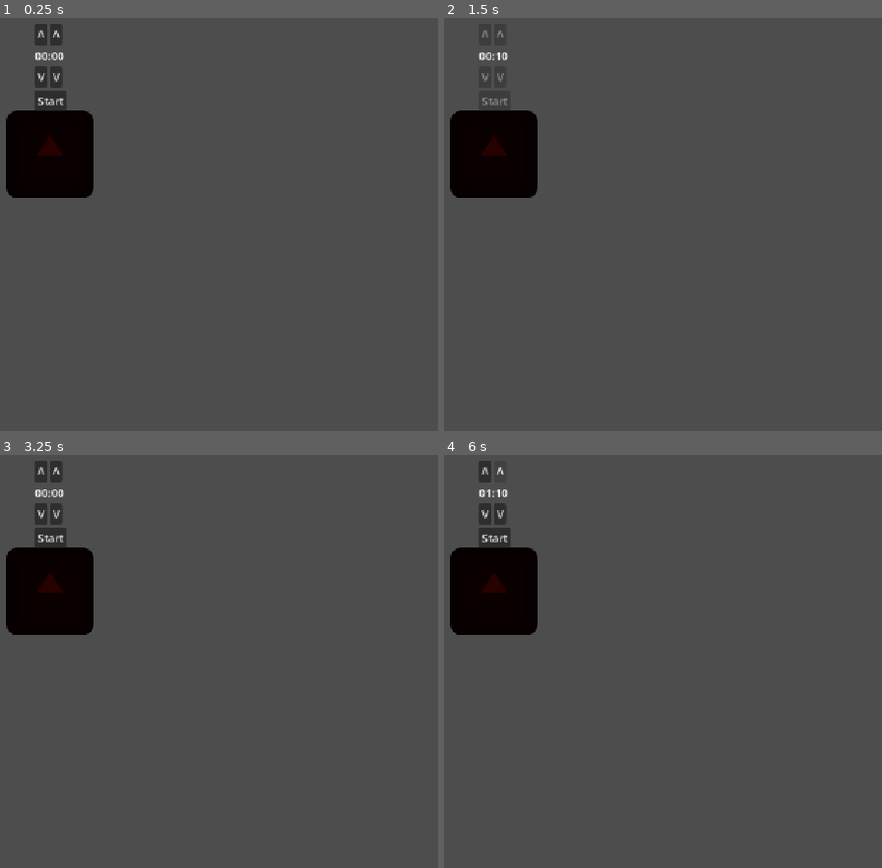
Above: before the commit, frames 1-4 (two rows, left to right).
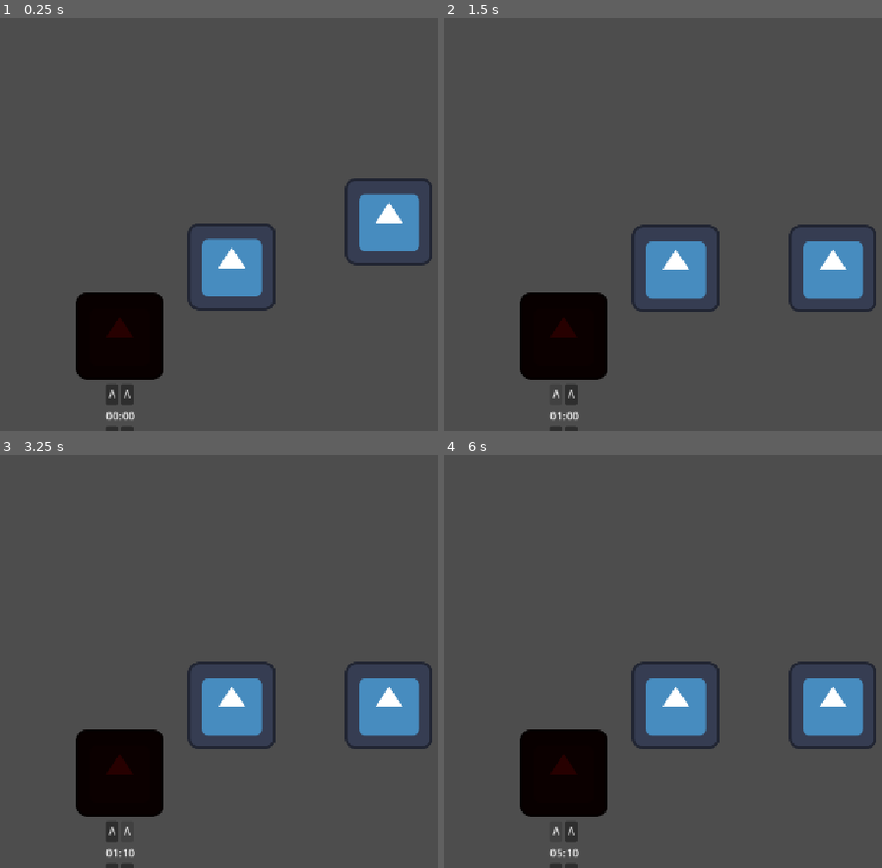
Above: after the commit, the same moments.

Repository: bugybon/chaotic-business-gamejam
Game: Godot game, scene res://scenes/kitchen.tscn
The game is run twice, just before and just after one commit, with the same random seed, the same clock (stepped at 60 frames per second) and the same inputs. The project has no main scene, so this scene is started directly. The engine's default icon, where the game draws it, is replaced by a stand-in: a white triangle on a blue panel in a dark square.
Inputs (mouse positions are in pixels of both pictures, inside the frame that each line leads up to):
- Up to frame 1 (0.25 s): no input
- Up to frame 2 (1.5 s): click (496, 100) at 0.5 s, where only the run before the commit has a clickable "Start"; click (557, 393) at 1.25 s, where only the run after the commit has a clickable "V"
- Up to frame 3 (3.25 s): click (52, 537) at 2 s, where only the run before the commit has a clickable "Start"; click (127, 830) at 2.75 s, where only the run after the commit has a clickable "V"
- Up to frame 4 (6 s): click "V" at 3.5 s; click "V" at 4.25 s; click "V" at 5 s; click "V" at 5.75 s

The runs differ from the first frame. In frame 1, 15% of the frame differs, in the area x 1-99%, y 1-100%; in frame 2, 14%; in frame 3, 15%; in frame 4, 14%.

Commit message:
transitioning into a top down shooter overcooked, as the other idea wasn't feasable in the jam's time

Diff:
--- a/objects/fish.tscn
+++ b/objects/fish.tscn
@@ -1,15 +1,28 @@
 [gd_scene format=3 uid="uid://c00lrexnw36os"]
 
 [ext_resource type="Texture2D" uid="uid://bh0xc8yfdwl3s" path="res://icon.svg" id="1_elpeb"]
+[ext_resource type="Script" uid="uid://bxrd7wrygvn6f" path="res://scripts/fish.gd" id="1_mmmkr"]
 
 [sub_resource type="RectangleShape2D" id="RectangleShape2D_8321d"]
 size = Vector2(130, 129)
 
-[node name="Fish" type="RigidBody2D" unique_id=1619280846]
+[node name="Fish" type="RigidBody2D" unique_id=1804225676]
+script = ExtResource("1_mmmkr")
+
+[node name="CollisionShape2D" type="CollisionShape2D" parent="." unique_id=730471820]
+position = Vector2(-1, 1.5)
+shape = SubResource("RectangleShape2D_8321d")
 
 [node name="Sprite2D" type="Sprite2D" parent="." unique_id=1524620873]
 texture = ExtResource("1_elpeb")
 
-[node name="CollisionShape2D" type="CollisionShape2D" parent="." unique_id=537653894]
+[node name="Area2D" type="Area2D" parent="." unique_id=501746401]
+
+[node name="CollisionShape2D" type="CollisionShape2D" parent="Area2D" unique_id=537653894]
 position = Vector2(-1, 1.5)
 shape = SubResource("RectangleShape2D_8321d")
+
+[connection signal="area_entered" from="Area2D" to="." method="_on_area_2d_area_entered"]
+[connection signal="area_exited" from="Area2D" to="." method="_on_area_2d_area_exited"]
+[connection signal="mouse_entered" from="Area2D" to="." method="_on_mouse_entered"]
+[connection signal="mouse_exited" from="Area2D" to="." method="_on_mouse_exited"]
--- a/objects/grill.tscn
+++ b/objects/grill.tscn
@@ -5,22 +5,29 @@
 [ext_resource type="Script" uid="uid://0hsbo5prmj4t" path="res://scripts/seconds_change_button.gd" id="3_v1fxj"]
 [ext_resource type="Script" uid="uid://dh824dwqt1700" path="res://scripts/start_button.gd" id="4_fu7ck"]
 
-[node name="Grill" type="Node2D" unique_id=914360036]
+[sub_resource type="RectangleShape2D" id="RectangleShape2D_8321d"]
+size = Vector2(127, 130)
+
+[node name="Grill" type="Area2D" unique_id=985936244]
 script = ExtResource("1_fcmsg")
 
 [node name="Sprite2D" type="Sprite2D" parent="." unique_id=2122149179]
 modulate = Color(0.15294118, 0, 0, 1)
 texture = ExtResource("1_y8tck")
 
+[node name="CollisionShape2D" type="CollisionShape2D" parent="." unique_id=632632824]
+position = Vector2(-1.5, -1)
+shape = SubResource("RectangleShape2D_8321d")
+
 [node name="Timer" type="Timer" parent="." unique_id=1124007355]
 
 [node name="Control" type="Control" parent="." unique_id=533190465]
 layout_mode = 3
 anchors_preset = 0
-offset_left = -22.0
-offset_top = -191.0
-offset_right = 21.0
-offset_bottom = -95.0
+offset_left = -20.0
+offset_top = 70.0
+offset_right = 23.0
+offset_bottom = 166.0
 
 [node name="VBoxContainer" type="VBoxContainer" parent="Control" unique_id=1955818203]
 layout_mode = 0
@@ -72,6 +79,11 @@
 text = "Start"
 script = ExtResource("4_fu7ck")
 
+[node name="Marker2D" type="Marker2D" parent="." unique_id=210615297]
+position = Vector2(0, -32)
+
+[connection signal="area_entered" from="." to="." method="_on_area_entered"]
+[connection signal="area_exited" from="." to="." method="_on_area_exited"]
 [connection signal="timeout" from="Timer" to="." method="_on_timer_timeout"]
 [connection signal="pressed" from="Control/VBoxContainer/UpButtons/MinuteUpButton" to="Control/VBoxContainer/UpButtons/MinuteUpButton" method="_on_pressed"]
 [connection signal="pressed" from="Control/VBoxContainer/UpButtons/SecondsUpButton" to="Control/VBoxContainer/UpButtons/SecondsUpButton" method="_on_pressed"]
--- /dev/null
+++ b/objects/player.tscn
@@ -0,0 +1,37 @@
+[gd_scene format=3 uid="uid://bbymadwhk5cow"]
+
+[ext_resource type="Script" uid="uid://cwjtk1b4kd5fj" path="res://scripts/player.gd" id="1_3rerk"]
+[ext_resource type="PackedScene" uid="uid://od08v24bg22y" path="res://objects/weapon.tscn" id="2_3rfka"]
+[ext_resource type="Script" uid="uid://c464kpvp2olvu" path="res://scripts/states/player_state_machine.gd" id="2_i825w"]
+[ext_resource type="Script" uid="uid://dk7wblgaq2yov" path="res://scripts/states/player_moving_state.gd" id="3_3rfka"]
+[ext_resource type="Script" uid="uid://b7vynytik4in8" path="res://scripts/states/player_idle_state.gd" id="4_i8sra"]
+[ext_resource type="Script" uid="uid://cfr82d26i2w2v" path="res://scripts/states/player_ranged_state.gd" id="5_4vq5b"]
+[ext_resource type="Texture2D" uid="uid://bh0xc8yfdwl3s" path="res://icon.svg" id="6_3nfmf"]
+
+[sub_resource type="CapsuleShape2D" id="CapsuleShape2D_8321d"]
+radius = 61.0
+height = 122.0
+
+[node name="Player" type="CharacterBody2D" unique_id=1804814031]
+script = ExtResource("1_3rerk")
+
+[node name="Weapon" parent="." unique_id=1968143525 instance=ExtResource("2_3rfka")]
+position = Vector2(154, 1)
+
+[node name="StateMachine" type="Node" parent="." unique_id=710805598]
+script = ExtResource("2_i825w")
+
+[node name="Moving" type="Node" parent="StateMachine" unique_id=335193929]
+script = ExtResource("3_3rfka")
+
+[node name="Idle" type="Node" parent="StateMachine" unique_id=495557584]
+script = ExtResource("4_i8sra")
+
+[node name="Ranged" type="Node" parent="StateMachine" unique_id=1801741218]
+script = ExtResource("5_4vq5b")
+
+[node name="Sprite2D" type="Sprite2D" parent="." unique_id=1267373887]
+texture = ExtResource("6_3nfmf")
+
+[node name="CollisionShape2D" type="CollisionShape2D" parent="." unique_id=1296323848]
+shape = SubResource("CapsuleShape2D_8321d")
--- /dev/null
+++ b/objects/weapon.tscn
@@ -0,0 +1,16 @@
+[gd_scene format=3 uid="uid://od08v24bg22y"]
+
+[ext_resource type="Script" uid="uid://jlml0omxnd6y" path="res://scripts/weapon.gd" id="1_6dv0v"]
+[ext_resource type="Texture2D" uid="uid://bh0xc8yfdwl3s" path="res://icon.svg" id="1_ksv7g"]
+
+[node name="Weapon" type="Node2D" unique_id=1968143525]
+position = Vector2(65, 0)
+script = ExtResource("1_6dv0v")
+
+[node name="Sprite2D" type="Sprite2D" parent="." unique_id=272272656]
+modulate = Color(1, 1, 0, 1)
+scale = Vector2(1, 0.390625)
+texture = ExtResource("1_ksv7g")
+
+[node name="Marker2D" type="Marker2D" parent="." unique_id=1181387520]
+position = Vector2(64, 3)
--- a/project.godot
+++ b/project.godot
@@ -14,10 +14,22 @@
 config/features=PackedStringArray("4.7", "Forward Plus")
 config/icon="res://icon.svg"
 
+[autoload]
+
+Global="*uid://bphdf8ojwcg2o"
+
 [display]
 
 window/stretch/mode="canvas_items"
 window/stretch/aspect="expand"
+
+[input]
+
+left_click={
+"deadzone": 0.2,
+"events": [Object(InputEventMouseButton,"resource_local_to_scene":false,"resource_name":"","device":-1,"window_id":0,"alt_pressed":false,"shift_pressed":false,"ctrl_pressed":false,"meta_pressed":false,"button_mask":0,"position":Vector2(0, 0),"global_position":Vector2(0, 0),"factor":1.0,"button_index":1,"canceled":false,"pressed":false,"double_click":false,"script":null)
+]
+}
 
 [physics]
 
--- a/scenes/kitchen.tscn
+++ b/scenes/kitchen.tscn
@@ -1,8 +1,23 @@
 [gd_scene format=3 uid="uid://c2jbsai4t8e8k"]
 
 [ext_resource type="PackedScene" uid="uid://bytdmrn425dky" path="res://objects/grill.tscn" id="1_7ilqw"]
+[ext_resource type="PackedScene" uid="uid://c00lrexnw36os" path="res://objects/fish.tscn" id="2_mrp8g"]
+
+[sub_resource type="WorldBoundaryShape2D" id="WorldBoundaryShape2D_8321d"]
 
 [node name="Kitchen" type="Node2D" unique_id=512525790]
 
+[node name="Fish2" parent="." unique_id=1804225676 instance=ExtResource("2_mrp8g")]
+position = Vector2(585, 313)
+
 [node name="Grill" parent="." unique_id=914360036 instance=ExtResource("1_7ilqw")]
-position = Vector2(89, 243)
+position = Vector2(191, 509)
+
+[node name="Fish" parent="." unique_id=1128632409 instance=ExtResource("2_mrp8g")]
+position = Vector2(355, 379)
+
+[node name="StaticBody2D" type="StaticBody2D" parent="." unique_id=1454758829]
+position = Vector2(565, 476)
+
+[node name="CollisionShape2D" type="CollisionShape2D" parent="StaticBody2D" unique_id=1568014413]
+shape = SubResource("WorldBoundaryShape2D_8321d")
--- /dev/null
+++ b/scripts/combat_entity.gd
@@ -0,0 +1,26 @@
+class_name CombatEntity
+
+extends CharacterBody2D
+
+signal health_changed(new_health:int, max_health:int)
+signal died()
+@export var max_health:int
+var current_health:int
+
+func take_damage(amount:int) -> void:
+	if current_health <= 0:
+		return
+
+	current_health = max(current_health - amount, 0)
+	health_changed.emit(current_health, max_health)
+
+	if current_health == 0:
+		die()
+
+func heal(amount: int) -> void:
+	current_health = min(current_health + amount, max_health)
+	health_changed.emit(current_health, max_health)
+
+func die():
+	died.emit()
+	queue_free()
--- /dev/null
+++ b/scripts/fish.gd
@@ -0,0 +1,63 @@
+extends RigidBody2D
+
+
+enum Cooked{Raw, Medium, WellDone, Burned}
+
+var draggable:bool = false
+var offset:Vector2
+var station:Area2D = null
+
+func attach() -> void:
+	if station != null and station.is_empty:
+		#get_parent().remove_child(self)
+		reparent(station)
+		gravity_scale = 0.0
+		station.is_empty = false
+	else:
+		#get_parent().remove_child(self)
+		get_parent().is_empty = true
+		reparent(get_tree().root)
+		gravity_scale = 1.0
+
+# Called when the node enters the scene tree for the first time.
+func _ready() -> void:
+	pass # Replace with function body.
+
+
+# Called every frame. 'delta' is the elapsed time since the previous frame.
+func _process(delta: float) -> void:
+	print(station)
+	if draggable:
+		if Input.is_action_just_pressed("left_click"):
+			Global.can_pickup = false
+			offset = get_global_mouse_position() - global_position
+		if Input.is_action_pressed("left_click"):
+			global_position = get_global_mouse_position() - offset
+		if Input.is_action_just_released("left_click"):
+			Global.can_pickup = true
+			attach()
+
+
+func _on_mouse_entered() -> void:
+	self.modulate = Color(1.2,1.2,1.2)
+	if Global.can_pickup:
+		draggable = true
+
+
+func _on_mouse_exited() -> void:
+	self.modulate = Color(1,1,1)
+	draggable = false
+
+func _on_area_2d_area_entered(area: Area2D) -> void:
+	print("parent" + area.get_parent().get_class())
+	if area.get_parent() is RigidBody2D:
+		pass
+
+	station = area
+	if !Input.is_action_pressed("left_click"):
+		attach()
+	#print(station.name)
+
+
+func _on_area_2d_area_exited(area: Area2D) -> void:
+	station = null
--- /dev/null
+++ b/scripts/global.gd
@@ -0,0 +1,3 @@
+extends Node
+
+var can_pickup:bool = true
--- a/scripts/grill.gd
+++ b/scripts/grill.gd
@@ -7,7 +7,10 @@
 @onready var start_button: Button = $Control/VBoxContainer/StartButton
 var time_pattern:String = "%02d:%02d"
 var buttons:Array[Node]
+var food:Area2D
 var cooking:bool = false
+var is_empty:bool = true
+
 signal start_cooking()
 
 func disable_buttons(state:bool)->void:
@@ -41,6 +44,7 @@
 func _on_start_button_start_cooking() -> void:
 	timer.start(cooktime/10)
 	cooking = true
+	food.start_cooking()
 	disable_buttons(true)
 
 
@@ -50,3 +54,13 @@
 	cooking = false
 	disable_buttons(false)
 	time_label.text = time_pattern % [0,0]
+
+#
+#func _on_area_entered(area: Area2D) -> void:
+	#area.get_parent().remove_child(area)
+	#self.add_child(area)
+#
+#
+#func _on_area_exited(area: Area2D) -> void:
+	#self.remove_child(area)
+	#get_tree().root.add_child(area)
--- /dev/null
+++ b/scripts/player.gd
@@ -0,0 +1,41 @@
+extends CombatEntity
+
+#@onready var animated_sprite_2d: AnimatedSprite2D = $AnimatedSprite2D
+@onready var weapon: Node2D = $Weapon
+@export var speed = 100
+@onready var current_state: Label = $CurrentState
+
+signal attack_finished
+
+var direction = "front"
+var input_direction: Vector2
+
+func _ready() -> void:
+	current_health = max_health
+
+func transform_direction(input_direction) -> void:
+	if input_direction == Vector2.ZERO:
+		return
+
+	var angle = rad_to_deg(input_direction.angle_to(Vector2(1.0,1.0).normalized())) # quad1 diagonal
+	if angle < -91.0: # angle_to makes front left to appear as left with 90 when front right is front
+		direction = "left"
+	elif angle <= 0.0:
+		direction = "front"
+	elif angle < 90.0:
+		direction = "right"
+	else:
+		direction = "back"
+
+func _get_direction():
+	input_direction = Input.get_vector("left", "right", "up", "down").normalized()
+	return input_direction
+
+func apply_movement():
+	velocity = input_direction * speed
+	weapon.look_at(get_global_mouse_position())
+
+func _on_area_2d_vision_area_exited(area: Area2D) -> void:
+	var target = area.get_parent()  # the Hurtbox's parent is the entity itself
+	if target is CombatEntity:
+		target.visible = false
--- /dev/null
+++ b/scripts/states/player_idle_state.gd
@@ -0,0 +1,18 @@
+extends PlayerState
+
+func enter(previous_state_path: String, data := {}) -> void:
+	player.velocity = Vector2.ZERO
+	#player.animation_player.play("idle")
+
+func physics_update(_delta: float) -> void:
+	player.current_state.text = IDLE
+	input_direction = player._get_direction()
+	player.apply_movement()
+	player.move_and_slide()
+
+	#if Input.is_action_just_pressed("attack_melee"):
+		#finished.emit(MELEE)
+	#elif Input.is_action_just_pressed("attack_ranged"):
+		#finished.emit(RANGED)
+	#elif input_direction != Vector2.ZERO:
+		#finished.emit(MOVING)
--- /dev/null
+++ b/scripts/states/player_melee_state.gd
@@ -0,0 +1,17 @@
+extends PlayerState
+
+func enter(previous_state_path: String, data := {}) -> void:
+	player.velocity = Vector2.ZERO
+	player.weapon.melee_attack_animation()
+	get_parent().attack_finished = false
+	#player.animation_player.play("melee")
+
+func physics_update(_delta: float) -> void:
+	player.current_state.text = MELEE
+	input_direction = player._get_direction()
+	player.move_and_slide()
+	#if attack_finished == true:
+		#if input_direction != Vector2.ZERO:
+			#finished.emit(MOVING)
+		#else:
+			#finished.emit(IDLE)
--- /dev/null
+++ b/scripts/states/player_moving_state.gd
@@ -0,0 +1,18 @@
+extends PlayerState
+
+func enter(previous_state_path: String, data := {}) -> void:
+	player.apply_movement()
+	#player.animation_player.play("idle")
+
+func physics_update(_delta: float) -> void:
+	player.current_state.text = MOVING
+	input_direction = player._get_direction()
+	player.apply_movement()
+	player.move_and_slide()
+
+	#if Input.is_action_just_pressed("attack_melee"):
+		#finished.emit(MELEE)
+	#elif Input.is_action_just_pressed("attack_ranged"):
+		#finished.emit(RANGED)
+	#elif input_direction == Vector2.ZERO:
+		#finished.emit(IDLE)
--- /dev/null
+++ b/scripts/states/player_ranged_state.gd
@@ -0,0 +1,17 @@
+extends PlayerState
+
+func enter(previous_state_path: String, data := {}) -> void:
+	player.velocity = Vector2.ZERO
+	player.weapon.ranged_attack_animation()
+	get_parent().attack_finished = false
+	#player.animation_player.play("melee")
+
+func physics_update(_delta: float) -> void:
+	player.current_state.text = RANGED
+	input_direction = player._get_direction()
+	player.move_and_slide()
+	#if attack_finished == true:
+		#if input_direction != Vector2.ZERO:
+			#finished.emit(MOVING)
+		#else:
+			#finished.emit(IDLE)
--- /dev/null
+++ b/scripts/states/player_state.gd
@@ -0,0 +1,19 @@
+class_name PlayerState extends State
+
+const IDLE = "Idle"
+const MOVING = "Moving"
+const MELEE = "Melee"
+const RANGED = "Ranged"
+
+var player: CharacterBody2D
+var input_direction:Vector2
+var attack_finished:bool = false
+
+func _ready() -> void:
+	await owner.ready
+	player = owner as CharacterBody2D
+	assert(player != null, "The PlayerState state type must be used only in the player scene. It needs the owner to be a Player node.")
+	player.weapon.attack_finished.connect(_on_weapon_animation_finished)
+
+func _on_weapon_animation_finished() -> void:
+	attack_finished = true
--- /dev/null
+++ b/scripts/states/player_state_machine.gd
@@ -0,0 +1,33 @@
+extends StateMachine
+
+var player:CharacterBody2D
+var attack_finished:bool
+
+func _ready() -> void:
+	super._ready()
+	await owner.ready
+	player = owner as CharacterBody2D
+	assert(player != null, "The PlayerState state type must be used only in the player scene. It needs the owner to be a Player node.")
+	player.weapon.attack_finished.connect(_on_weapon_animation_finished)
+
+func _state_transition() -> void:
+	if Input.is_action_just_pressed("attack_ranged"):
+		state.finished.emit("Ranged")
+		pass
+	elif Input.is_action_just_pressed("attack_melee"):
+		state.finished.emit("Melee")
+		pass
+
+	match state.name:
+		"Melee","Ranged":
+			if attack_finished == true:
+				state.finished.emit("Idle")
+		"Idle":
+			if player.input_direction != Vector2.ZERO:
+				state.finished.emit("Moving")
+		"Moving":
+			if player.input_direction == Vector2.ZERO:
+				state.finished.emit("Idle")
+
+func _on_weapon_animation_finished() -> void:
+	attack_finished = true
--- /dev/null
+++ b/scripts/states/state.gd
@@ -0,0 +1,28 @@
+## Virtual base class for all states.
+## Extend this class and override its methods to implement a state.
+class_name State extends Node
+
+## Emitted when the state finishes and wants to transition to another state.
+signal finished(next_state_path: String, data: Dictionary)
+
+## Called by the state machine when receiving unhandled input events.
+func handle_input(_event: InputEvent) -> void:
+	pass
+
+## Called by the state machine on the engine's main loop tick.
+func update(_delta: float) -> void:
+	pass
+
+## Called by the state machine on the engine's physics update tick.
+func physics_update(_delta: float) -> void:
+	pass
+
+## Called by the state machine upon changing the active state. The `data` parameter
+## is a dictionary with arbitrary data the state can use to initialize itself.
+func enter(previous_state_path: String, data := {}) -> void:
+	pass
+
+## Called by the state machine before changing the active state. Use this function
+## to clean up the state.
+func exit() -> void:
+	pass
--- /dev/null
+++ b/scripts/states/state_machine.gd
@@ -0,0 +1,56 @@
+class_name StateMachine extends Node
+
+## The initial state of the state machine. If not set, the first child node is used.
+@export var initial_state: State = null
+
+## The current state of the state machine.
+@onready var state: State = (func get_initial_state() -> State:
+	return initial_state if initial_state != null else get_child(0)
+).call()
+
+var transitions: Dictionary[String,Dictionary] = {}
+
+func _ready() -> void:
+	# Give every state a reference to the state machine.
+	for state_node: State in find_children("*", "State"):
+		state_node.finished.connect(_transition_to_next_state)
+
+	# State machines usually access data from the root node of the scene they're part of: the owner.
+	# We wait for the owner to be ready to guarantee all the data and nodes the states may need are available.
+	await owner.ready
+	state.enter("")
+
+func _add_transition(from_state:String, to_state:String, condition:Callable) -> void:
+	if not transitions.has(from_state):
+		transitions[from_state] = {}
+	transitions[from_state][to_state] = condition
+
+func _check_transitions() -> void:
+	for state_node: State in find_children("*", "State"):
+		print(state_node.name)
+
+func _unhandled_input(event: InputEvent) -> void:
+	state.handle_input(event)
+
+
+func _process(delta: float) -> void:
+	state.update(delta)
+
+
+func _physics_process(delta: float) -> void:
+	state.physics_update(delta)
+	_state_transition()
+
+
+func _state_transition() -> void:
+	pass
+
+func _transition_to_next_state(target_state_path: String, data: Dictionary = {}) -> void:
+	if not has_node(target_state_path):
+		printerr(owner.name + ": Trying to transition to state " + target_state_path + " but it does not exist.")
+		return
+
+	var previous_state_path := state.name
+	state.exit()
+	state = get_node(target_state_path)
+	state.enter(previous_state_path, data)
--- /dev/null
+++ b/scripts/weapon.gd
@@ -0,0 +1,25 @@
+extends Node2D
+@onready var animation_player: AnimationPlayer = $AnimationPlayer
+@export var melee_damage:int
+var area_effect
+var area_instance
+signal attack_finished
+
+func _ready() -> void:
+	area_effect = preload("res://night/objects/area_attack.tscn")
+
+func ranged_attack_animation() -> void:
+	animation_player.play("ranged_attack")
+	area_instance = area_effect.instantiate()
+	area_instance.position = get_global_mouse_position()
+	get_tree().current_scene.add_child(area_instance)
+
+func _on_area_entered(area: Area2D) -> void:
+	var target = area.get_parent()
+	if target is CombatEntity:
+		target.take_damage(melee_damage)
+
+
+func _on_animation_player_animation_finished(anim_name: StringName) -> void:
+	if anim_name == "ranged_attack":
+		attack_finished.emit()
--- /dev/null
+++ b/scripts/weapon_projectile.gd
@@ -0,0 +1,18 @@
+extends Area2D
+@onready var animation_player: AnimationPlayer = $AnimationPlayer
+
+@export var damage:int = 0
+@export var time_scale:float = 1.0
+# Called when the node enters the scene tree for the first time.
+func _ready() -> void:
+	animation_player.play("attack", -1, time_scale)
+
+
+func _on_area_entered(area: Area2D) -> void:
+	var target = area.get_parent()  # the Hurtbox's parent is the entity itself
+	if target is CombatEntity:
+		target.take_damage(damage)  # `self` = this Weapon, that's your "source"
+
+
+func _on_animation_player_animation_finished(anim_name: StringName) -> void:
+	queue_free()
Not shown, added: scripts/combat_entity.gd.uid
Not shown, added: scripts/fish.gd.uid
Not shown, added: scripts/global.gd.uid
Not shown, added: scripts/player.gd.uid
Not shown, added: scripts/states/player_idle_state.gd.uid
Not shown, added: scripts/states/player_melee_state.gd.uid
Not shown, added: scripts/states/player_moving_state.gd.uid
Not shown, added: scripts/states/player_ranged_state.gd.uid
Not shown, added: scripts/states/player_state.gd.uid
Not shown, added: scripts/states/player_state_machine.gd.uid
Not shown, added: scripts/states/state.gd.uid
Not shown, added: scripts/states/state_machine.gd.uid
(and 2 more such lines)
